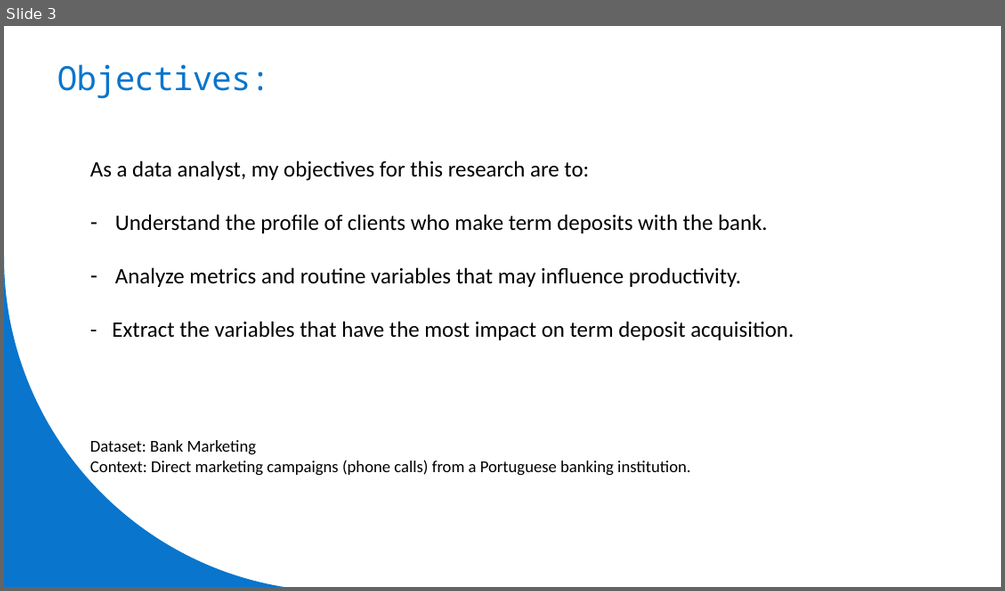
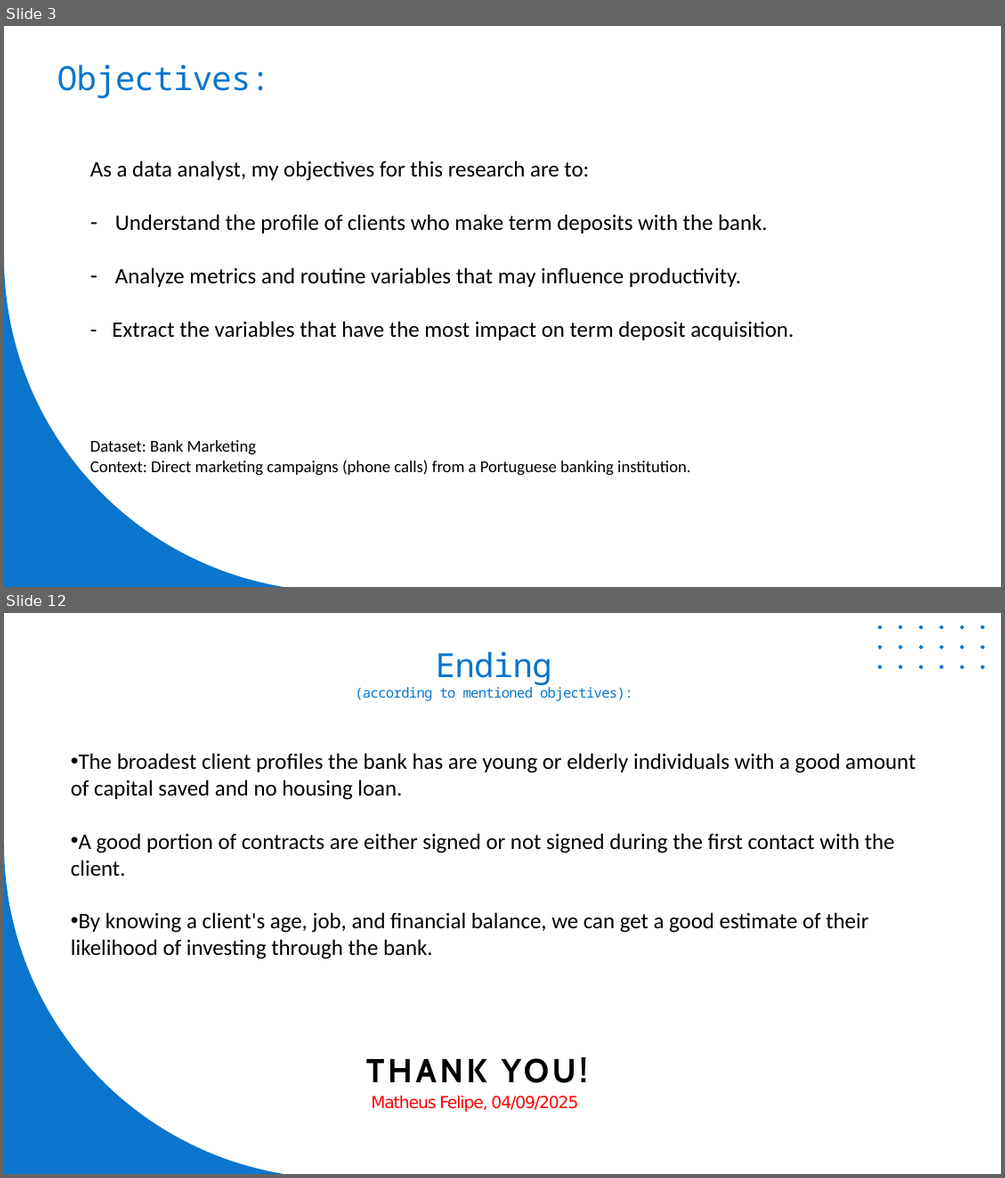
Before and after one commit to lippo1/bank-marketing-analysis, a slide deck: files en-us/presentation-en-us.pptx. Shown one above the other, each under a label of ours: slide 3 before the commit, slides 3 and 12 after it; the slides between them are not shown. The pictures are 1005x591 and 1005x1178 pixels, drawn with LibreOffice and Linux fonts; fonts in the diff are those of the drawing. Boxes give left, top, right and bottom in pixels: in the first picture for what was removed or moved away, otherwise in the second. Text is boxed around its words. In the diff, an @@ line names an element or a change of style, - is before the commit and + after.

```diff
--- a/files en-us/presentation-en-us.pptx
+++ b/files en-us/presentation-en-us.pptx
@@ slide 12 added at bbox=[4, 613, 1001, 1174], background #FFFFFF @@
@@ freeform shape added at bbox=[878, 625, 985, 669], fill #0975CC @@
@@ title added at bbox=[355, 651, 633, 701], 20 pt, text #0975CC @@
+Ending
+(according to mentioned objectives):
@@ text added at bbox=[71, 753, 915, 959], 32 pt, text #000000 @@
+• The broadest client profiles the bank has are young or elderly individuals with a good amount of capital saved and no housing loan.
+• A good portion of contracts are either signed or not signed during the first contact with the client.
+• By knowing a client's age, job, and financial balance, we can get a good estimate of their likelihood of investing through the bank.
@@ freeform shape added at bbox=[4, 844, 284, 1174], fill #0975CC @@
@@ text added at bbox=[366, 1057, 588, 1083], 48 pt, text #000000, bold @@
+THANK YOU!
@@ text added at bbox=[371, 1094, 578, 1111], 24 pt, text #FF0000 @@
+Matheus Felipe, 04/09/2025
```
Also in this commit, not shown: 3 slides changed, 5 other slides added, 6 slides removed.
